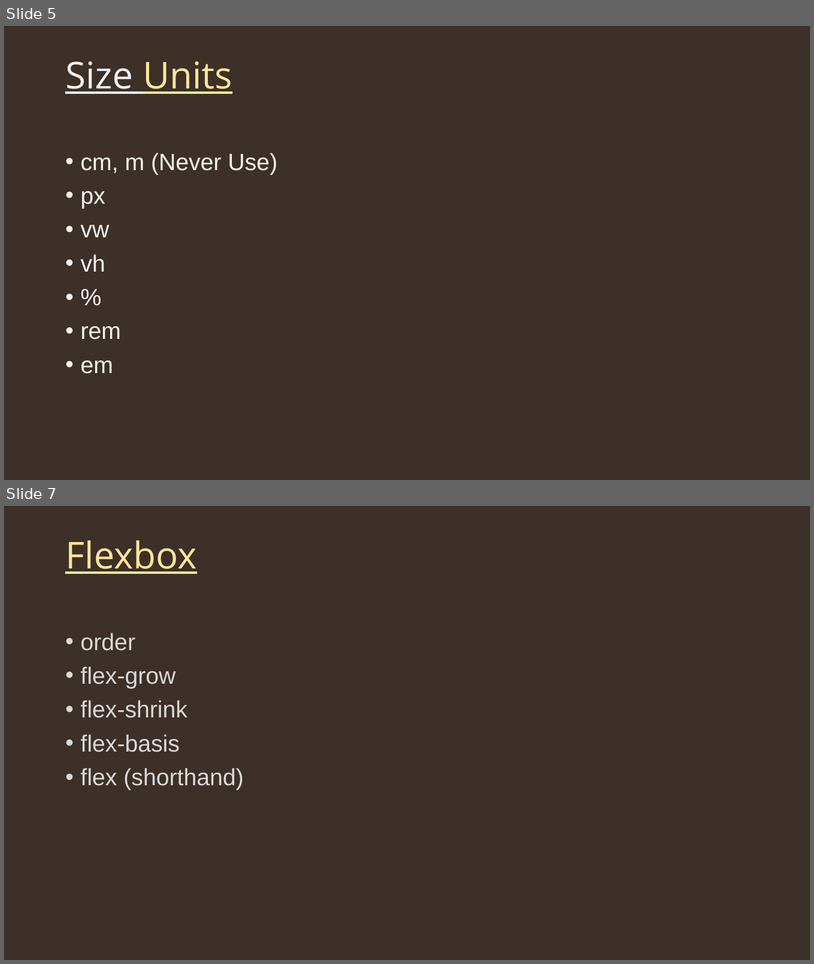
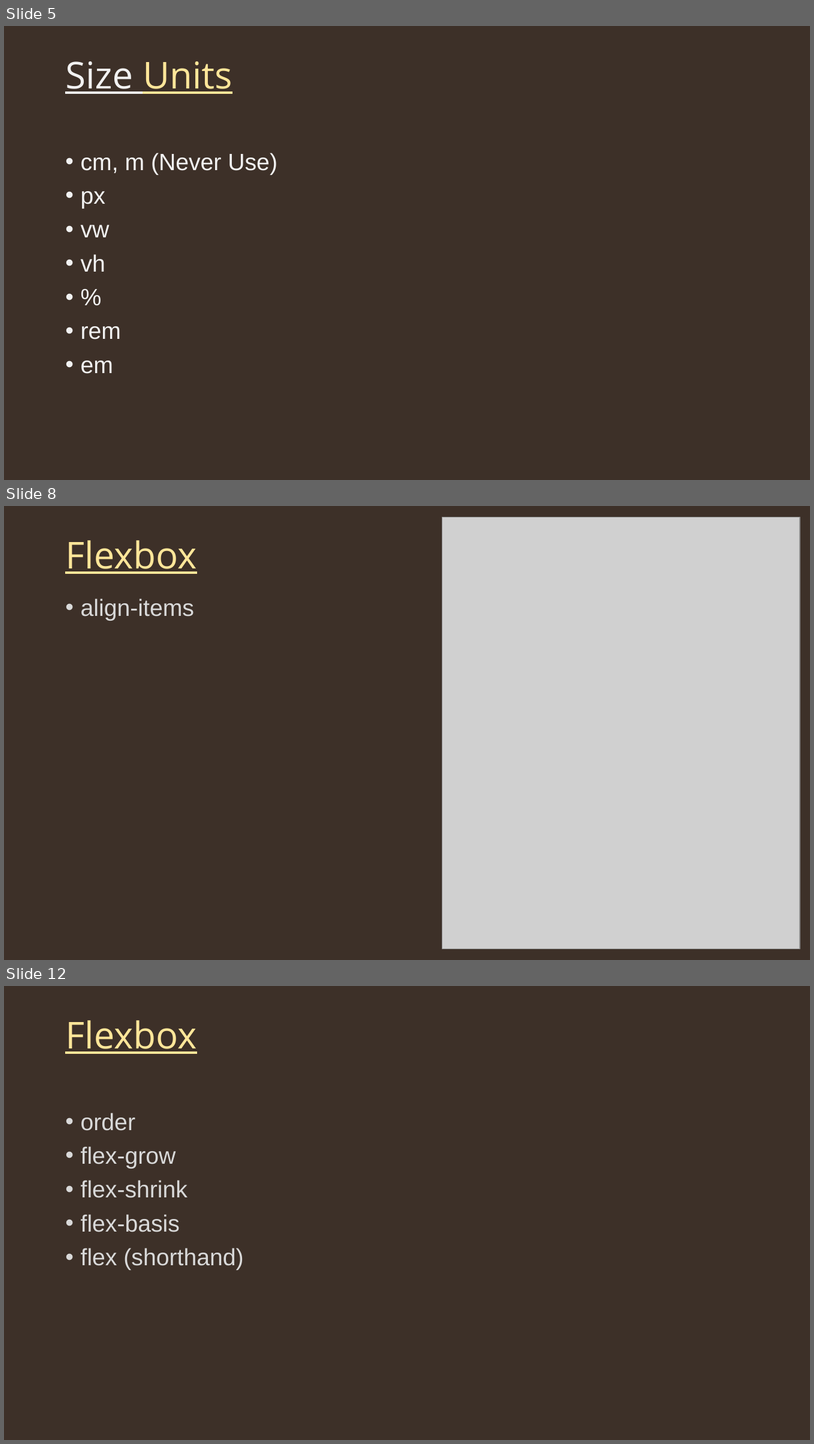
Before and after one commit to Bijit-Mondal/Web-Dev-Tutorial, a slide deck: 003CSS.pptx. Shown one above the other, each under a label of ours: slides 5 and 7 before the commit, slides 5, 8 and 12 after it; the slides between them are not shown. The pictures are 814x964 and 814x1444 pixels, drawn with LibreOffice and Linux fonts; fonts in the diff are those of the drawing; grey boxes stand for pictures. Boxes give left, top, right and bottom in pixels: in the first picture for what was removed or moved away, otherwise in the second. Text is boxed around its words. In the diff, an @@ line names an element or a change of style, - is before the commit and + after.

```diff
--- a/003CSS.pptx
+++ b/003CSS.pptx
@@ slide 8 added at box(4, 506, 810, 960), background #3D3028 @@
@@ picture added at box(443, 517, 801, 948) @@
@@ title added at box(65, 540, 197, 574), 44 pt, text #FFE699, underline @@
+Flexbox
@@ text added at box(81, 598, 194, 621), 28 pt, text #D9D9D9 @@
+• align-items
@@ what was slide 7 is now slide 12 @@
```
Also in this commit, not shown: 1 slide changed, 6 other slides added.
